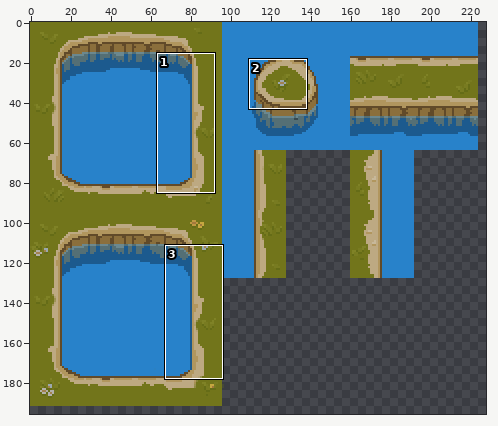
A sprite sheet gets an edit: assets/maps/tiled_ressources/raw_tilesets/TX water.png. Above, an overview of the earlier version with the close-up marked.
Close-up. Before the edit:
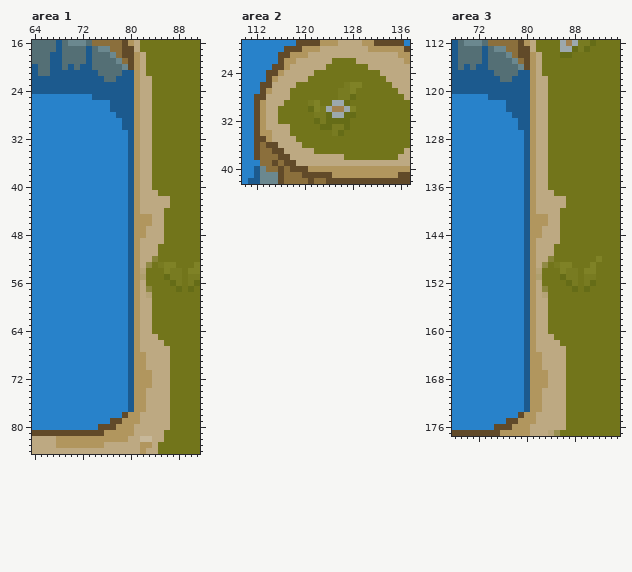
The file is 364x223 pixels. Pixels under 10% opacity are left out. Colours within 5 levels of each other are drawn and written as one. Shown: area 1: x 64..91, y 16..84; area 2: x 110..137, y 19..42; area 3: x 68..95, y 112..177. The wide view leaves out empty margins.
After the commit:
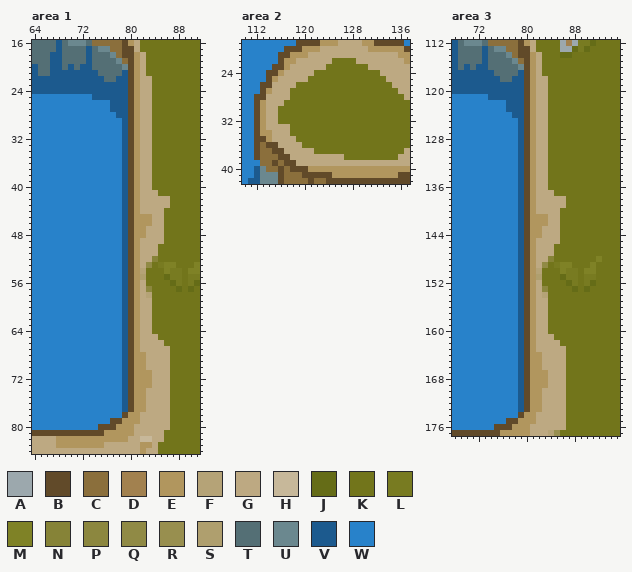
Palette (. is transparent): A #9ca8ad  B #614a29  C #8b6f3c  D #a2814f  E #b1965e  F #b5a377  G #bda982  H #c7b89a  J #656c17  K #72751b  L #787b21  M #7f8226  N #868337  P #8c873f  Q #908a45  R #988f4f  S #af9f6e  T #546f75  U #6b888f  V #1c5a8e  W #2882ca
Commit: Modification water.tsx
The edit:
--- area 1
@@ x 77..82 @@
 20 TTUBEG
-21 TTVVEG
-22 TVVVEG
-23 VVVVEG
-24 VVVVEG
-25 VVVVEG
-26 VVVVEG
-27 VVVVEG
-28 WVVVEG
-29 WWVVEG
-30 WWVVEG
-31 WWWVEG
-32 WWWVEG
-33 WWWVEG
-34 WWWVEG
-35 WWWVEG
-36 WWWVEG
-37 WWWVEG
-38 WWWVEG
-39 WWWVEG
-40 WWWVEG
-41 WWWVEG
-42 WWWVEG
-43 WWWVEG
-44 WWWVEG
-45 WWWVEE
-46 WWWVEE
-47 WWWVEE
-48 WWWVEE
-49 WWWVEG
-50 WWWVEG
-51 WWWVEG
-52 WWWVEG
-53 WWWVEG
-54 WWWVEF
-55 WWWVES
-56 WWWVEG
-57 WWWVEG
-58 WWWVEG
-59 WWWVEG
-60 WWWVEG
-61 WWWVEG
-62 WWWVEG
-63 WWWVEG
-64 WWWVEG
-65 WWWVEG
-66 WWWVEG
-67 WWWVEG
-68 WWWVEE
-69 WWWVEE
-70 WWWVEE
-71 WWWVEE
-72 WWWVEE
-73 WWWVEE
-74 WWWVEE
-75 WWWVEE
-76 WWWVEE
-77 WWWVEE
+21 TTVBEG
+22 TVVBEG
+23 VVVBEG
+24 VVVBEG
+25 VVVBEG
+26 VVVBEG
+27 VVVBEG
+28 WVVBEG
+29 WWVBEG
+30 WWVBEG
+31 WWVBEG
+32 WWVBEG
+33 WWVBEG
+34 WWVBEG
+35 WWVBEG
+36 WWVBEG
+37 WWVBEG
+38 WWVBEG
+39 WWVBEG
+40 WWVBEG
+41 WWVBEG
+42 WWVBEG
+43 WWVBEG
+44 WWVBEG
+45 WWVBEE
+46 WWVBEE
+47 WWVBEE
+48 WWVBEE
+49 WWVBEG
+50 WWVBEG
+51 WWVBEG
+52 WWVBEG
+53 WWVBEG
+54 WWVBEF
+55 WWVBES
+56 WWVBEG
+57 WWVBEG
+58 WWVBEG
+59 WWVBEG
+60 WWVBEG
+61 WWVBEG
+62 WWVBEG
+63 WWVBEG
+64 WWVBEG
+65 WWVBEG
+66 WWVBEG
+67 WWVBEG
+68 WWVBEE
+69 WWVBEE
+70 WWVBEE
+71 WWVBEE
+72 WWVBEE
+73 WWVBEE
+74 WWVBEE
+75 WWVBEE
+76 WWVBEE
+77 WWVBEE
 78 WWBEEG
--- area 2
@@ x 119..131 @@
 25 GGKKKKKKKKKKK
-26 KKKKKKKKLMMKK
-27 KKKKKKKLLMKKK
-28 KKKKKKKLLJKKK
-29 KKLMKKAAJKKKK
-30 KKJMLADDAMKKK
-31 KKKLLJAAJJKKK
-32 KKKJLJJJJKKKK
-33 KKKKJJLLJKKKK
-34 KKKKKKLJKKKKK
+26 KKKKKKKKKKKKK
+27 KKKKKKKKKKKKK
+28 KKKKKKKKKKKKK
+29 KKKKKKKKKKKKK
+30 KKKKKKKKKKKKK
+31 KKKKKKKKKKKKK
+32 KKKKKKKKKKKKK
+33 KKKKKKKKKKKKK
+34 KKKKKKKKKKKKK
 35 KKKKKKKKKKKKK
--- area 3
@@ x 77..82 @@
 116 TTUBEG
-117 TTVVEG
-118 TVVVEG
-119 VVVVEG
-120 VVVVEG
-121 VVVVEG
-122 VVVVEG
-123 VVVVEG
-124 WVVVEG
-125 WWVVEG
-126 WWVVEG
-127 WWWVEG
-128 WWWVEG
-129 WWWVEG
-130 WWWVEG
-131 WWWVEG
-132 WWWVEG
-133 WWWVEG
-134 WWWVEG
-135 WWWVEG
-136 WWWVEG
-137 WWWVEG
-138 WWWVEG
-139 WWWVEG
-140 WWWVEG
-141 WWWVEE
-142 WWWVEE
-143 WWWVEE
-144 WWWVEE
-145 WWWVEG
-146 WWWVEG
-147 WWWVEG
-148 WWWVEG
-149 WWWVEG
-150 WWWVEF
-151 WWWVES
-152 WWWVEG
-153 WWWVEG
-154 WWWVEG
-155 WWWVEG
-156 WWWVEG
-157 WWWVEG
-158 WWWVEG
-159 WWWVEG
-160 WWWVEG
-161 WWWVEG
-162 WWWVEG
-163 WWWVEG
-164 WWWVEE
-165 WWWVEE
-166 WWWVEE
-167 WWWVEE
-168 WWWVEE
-169 WWWVEE
-170 WWWVEE
-171 WWWVEE
-172 WWWVEE
-173 WWWVEE
+117 TTVBEG
+118 TVVBEG
+119 VVVBEG
+120 VVVBEG
+121 VVVBEG
+122 VVVBEG
+123 VVVBEG
+124 WVVBEG
+125 WWVBEG
+126 WWVBEG
+127 WWVBEG
+128 WWVBEG
+129 WWVBEG
+130 WWVBEG
+131 WWVBEG
+132 WWVBEG
+133 WWVBEG
+134 WWVBEG
+135 WWVBEG
+136 WWVBEG
+137 WWVBEG
+138 WWVBEG
+139 WWVBEG
+140 WWVBEG
+141 WWVBEE
+142 WWVBEE
+143 WWVBEE
+144 WWVBEE
+145 WWVBEG
+146 WWVBEG
+147 WWVBEG
+148 WWVBEG
+149 WWVBEG
+150 WWVBEF
+151 WWVBES
+152 WWVBEG
+153 WWVBEG
+154 WWVBEG
+155 WWVBEG
+156 WWVBEG
+157 WWVBEG
+158 WWVBEG
+159 WWVBEG
+160 WWVBEG
+161 WWVBEG
+162 WWVBEG
+163 WWVBEG
+164 WWVBEE
+165 WWVBEE
+166 WWVBEE
+167 WWVBEE
+168 WWVBEE
+169 WWVBEE
+170 WWVBEE
+171 WWVBEE
+172 WWVBEE
+173 WWVBEE
 174 WWBEEG
Changed places in both close-ups, as pixel boxes (x1, y1, x2, y2):
changed: (122, 70, 134, 412)
changed: (308, 82, 362, 136)
changed: (518, 70, 530, 412)
